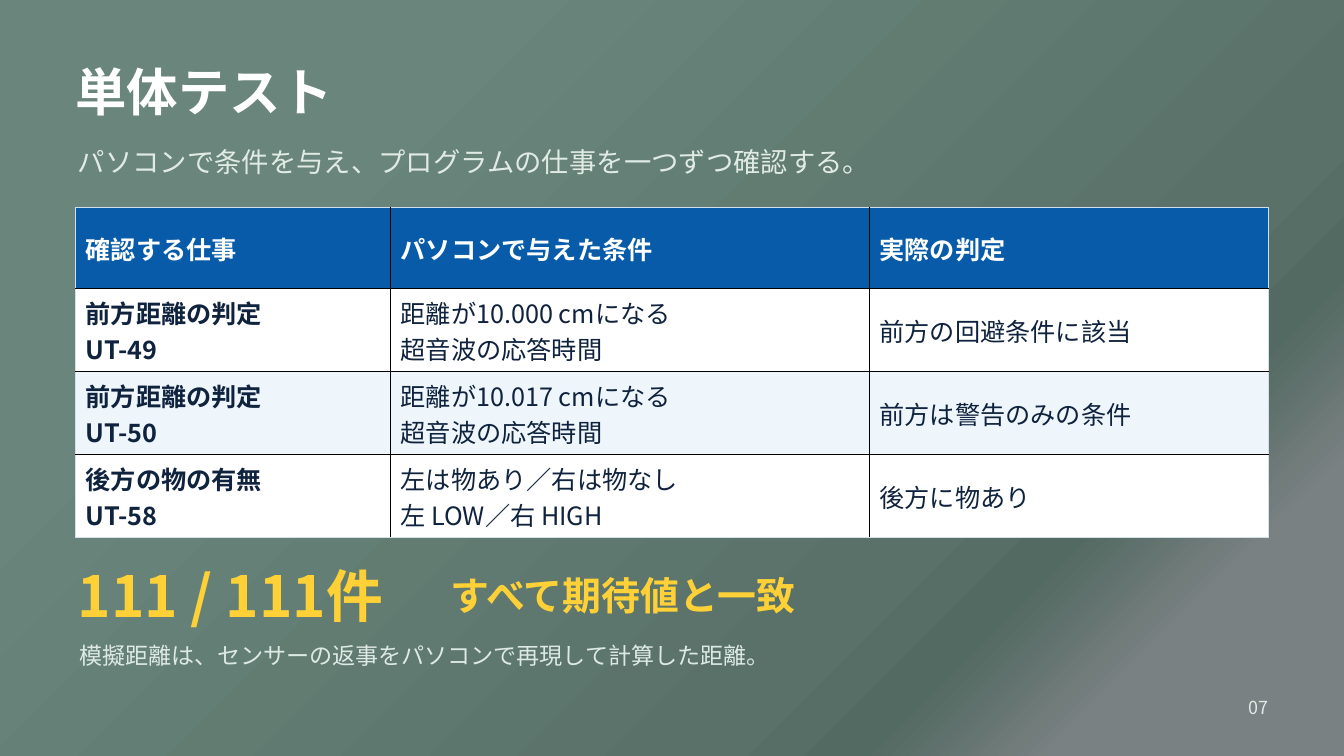
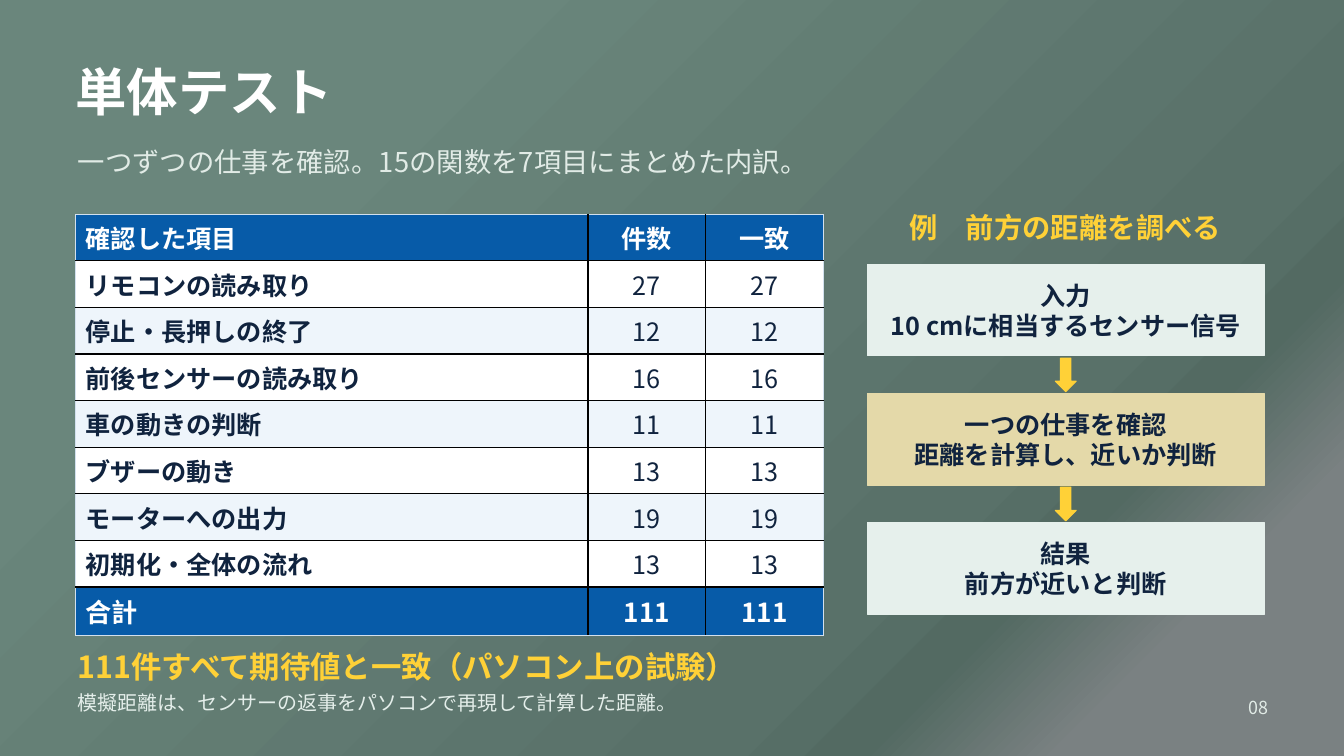
Before and after one commit to aaa1550/-, a slide deck: slide 8 of docs/files/OSOYOO_robot_car_presentation.pptx (slide 7 before the commit). Drawn at 1344x756 pixels with LibreOffice and Linux fonts; fonts in the diff are those of the drawing. Boxes give left, top, right and bottom in pixels: in the first picture for what was removed or moved away, otherwise in the second. Text is boxed around its words. In the diff, an @@ line names an element or a change of style, - is before the commit and + after.

Commit message:
図解と単体・結合テストの件数内訳を発表資料に追加

```diff
--- a/docs/files/OSOYOO_robot_car_presentation.pptx
+++ b/docs/files/OSOYOO_robot_car_presentation.pptx
@@ text at <box>78,149,808,174</box>: text changed @@
-パソコンで条件を与え、プログラムの仕事を一つずつ確認する。
+一つずつの仕事を確認。15の関数を7項目にまとめた内訳。
@@ table removed at <box>76,208,1268,531</box>, 4 rows, 3 columns @@
-確認する仕事 | パソコンで与えた条件 | 実際の判定
-前方距離の判定 / UT-49 | 距離が10.000 cmになる / 超音波の応答時間 | 前方の回避条件に該当
-前方距離の判定 / UT-50 | 距離が10.017 cmになる / 超音波の応答時間 | 前方は警告のみの条件
-後方の物の有無 / UT-58 | 左は物あり／右は物なし / 左 LOW／右 HIGH | 後方に物あり
@@ table added at <box>76,214,824,629</box>, 9 rows, 3 columns @@
+確認した項目 | 件数 | 一致
+リモコンの読み取り | 27 | 27
+停止・長押しの終了 | 12 | 12
+前後センサーの読み取り | 16 | 16
+車の動きの判断 | 11 | 11
+ブザーの動き | 13 | 13
+モーターへの出力 | 19 | 19
+初期化・全体の流れ | 13 | 13
+合計 | 111 | 111
@@ text added at <box>909,214,1221,241</box>, 20.2 pt, text #FFD137, bold @@
+例 前方の距離を調べる
@@ rectangle added at <box>867,264,1264,356</box>, fill #E6F0EC, outline #E6F0EC 0.75 pt, 18 pt, text #10233E, bold @@
+入力
+10 cmに相当するセンサー信号
@@ down arrow added at <box>1056,358,1077,391</box>, fill #FFD137, outline #FFD137 0.75 pt @@
@@ rectangle added at <box>867,394,1264,486</box>, fill #E4D9A9, outline #E4D9A9 0.75 pt, 18 pt, text #10233E, bold @@
+一つの仕事を確認
+距離を計算し、近いか判断
@@ down arrow added at <box>1056,487,1077,520</box>, fill #FFD137, outline #FFD137 0.75 pt @@
@@ rectangle added at <box>867,523,1264,615</box>, fill #E6F0EC, outline #E6F0EC 0.75 pt, 18 pt, text #10233E, bold @@
+結果
+前方が近いと判断
@@ text removed at <box>78,569,383,622</box> @@
-111 / 111件
@@ text removed at <box>450,577,795,614</box> @@
-すべて期待値と一致
@@ text added at <box>78,652,737,681</box>, 21.8 pt, text #FFD137, bold @@
+111件すべて期待値と一致（パソコン上の試験）
@@ text "模擬距離は、センサーの返事をパソコンで再現して計算した距離。": place and size @@
-text "模擬距離は、センサーの返事をパソコンで再現して計算した距離。" at <box>80,644,769,666</box>
+text "模擬距離は、センサーの返事をパソコンで再現して計算した距離。" at <box>78,693,677,712</box>
@@ text "模擬距離は、センサーの返事をパソコンで再現して計算した距離。" at <box>78,693,677,712</box>: size 16.5 to 14.2 pt, text colour #DDE9E5 to #E4EEEA @@
@@ text at <box>1249,701,1269,714</box>: text changed @@
-07
+08
```
Also in this commit, not shown: 5 other slides changed, 1 slide added, 3 other files.
